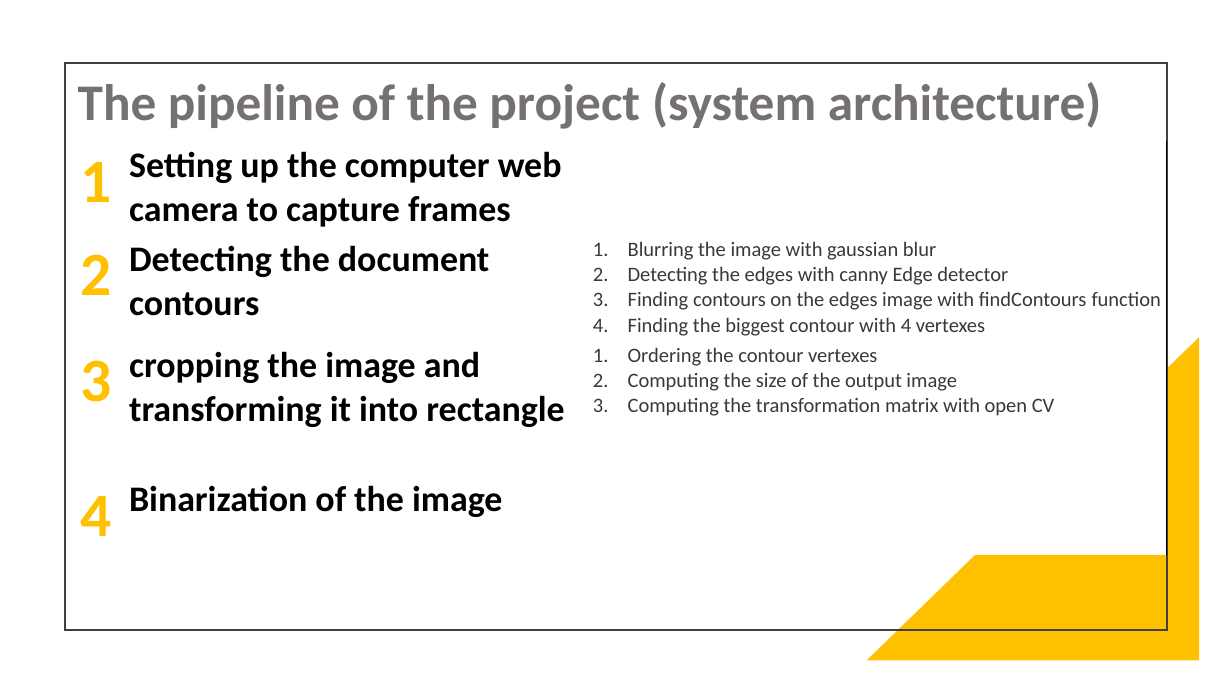
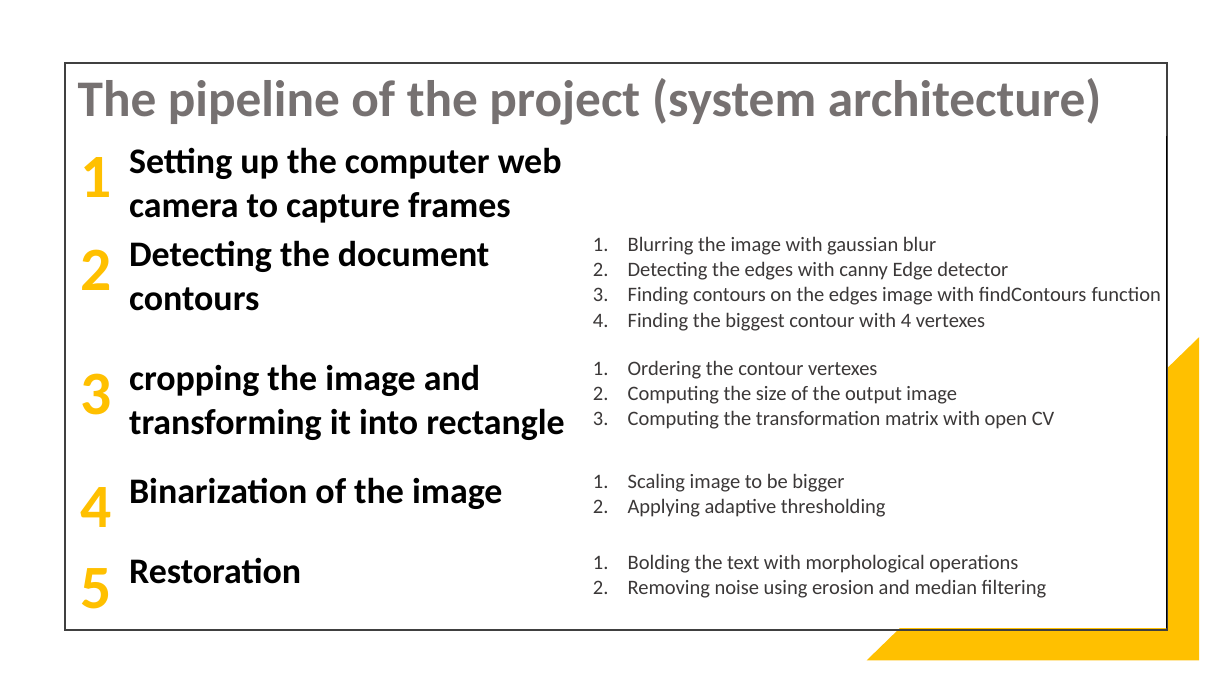
Before and after one commit to JerzyJerzu/Document-Scanner, a slide deck: slide 3 of document_scanner.pptx. Drawn at 1232x693 pixels with LibreOffice and Linux fonts; fonts in the diff are those of the drawing. Boxes give left, top, right and bottom in pixels: in the first picture for what was removed or moved away, otherwise in the second. Text is boxed around its words. In the diff, an @@ line names an element or a change of style, - is before the commit and + after.

```diff
--- a/document_scanner.pptx
+++ b/document_scanner.pptx
@@ title "The pipeline of the project ...": place and size @@
-title "The pipeline of the project ..." at box(78, 82, 1101, 129)
+title "The pipeline of the project ..." at box(78, 78, 1101, 125)
@@ table at box(68, 137, 1167, 628) @@
-row 4: 4 | Binarization of the image | 
+row 4: 4 | Binarization of the image | Scaling image to be bigger / Applying adaptive thresholding
+row 5: 5 | Restoration | Bolding the text with morphological operations / Removing noise using erosion and median filtering
```
Also in this commit, not shown: 2 other slides changed, 12 slides added, 1 other file.
